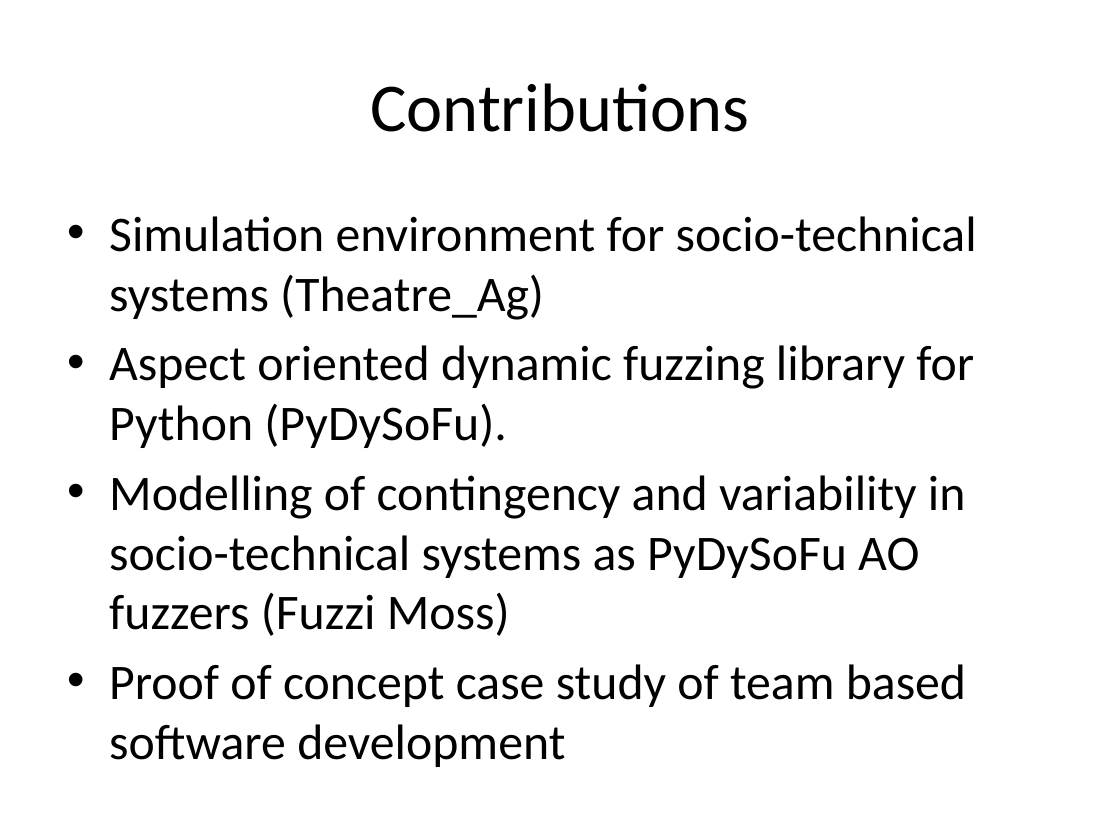
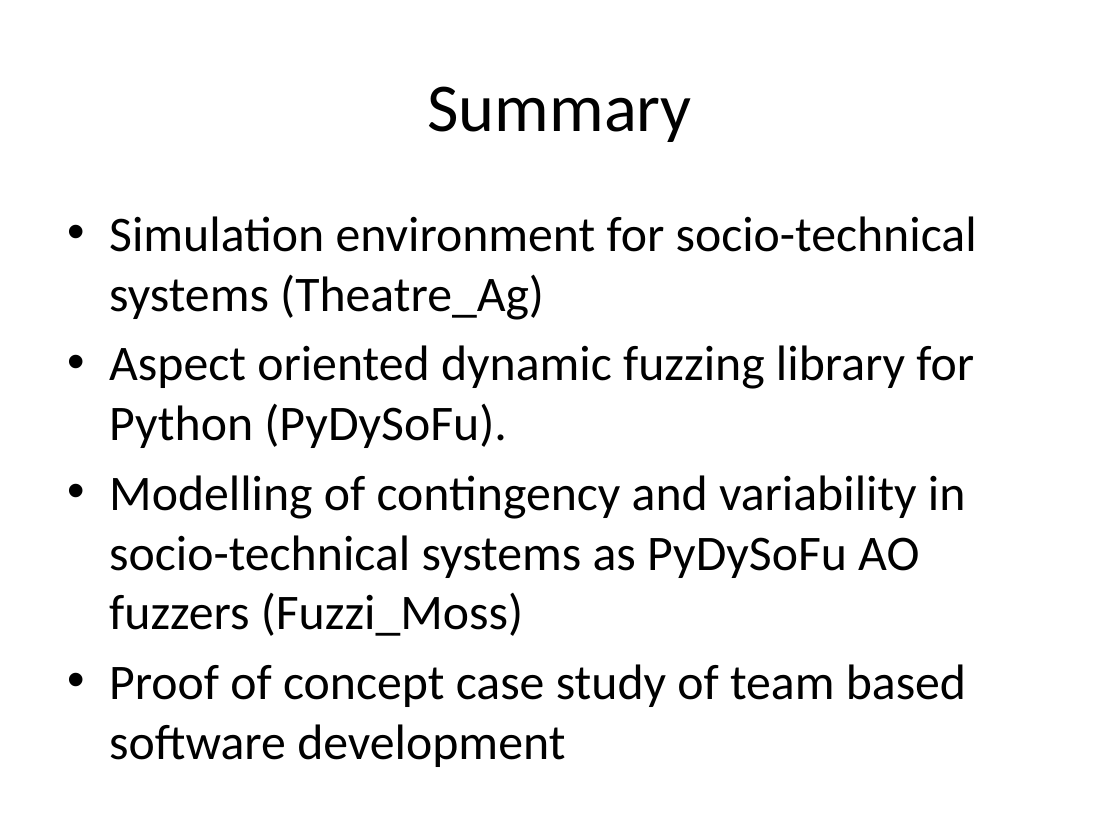
Before and after one commit to probablytom/fuzzi-moss-paper, a slide deck: slide 31 of Presentation.pptx. Drawn at 1120x840 pixels with LibreOffice and Linux fonts; fonts in the diff are those of the drawing. Boxes give left, top, right and bottom in pixels: in the first picture for what was removed or moved away, otherwise in the second. Text is boxed around its words. In the diff, an @@ line names an element or a change of style, - is before the commit and + after.

Commit message:
Completed presentation for Systems group.

```diff
--- a/Presentation.pptx
+++ b/Presentation.pptx
@@ title at [427,86,691,142]: text changed @@
-Contributions
+Summary
@@ text at [109,475,966,636]: text changed @@
-• Modelling of contingency and variability in socio-technical systems as PyDySoFu AO fuzzers (Fuzzi Moss)
+• Modelling of contingency and variability in socio-technical systems as PyDySoFu AO fuzzers (Fuzzi_Moss)
```
Also in this commit, not shown: 5 other slides changed, 1 other file.
